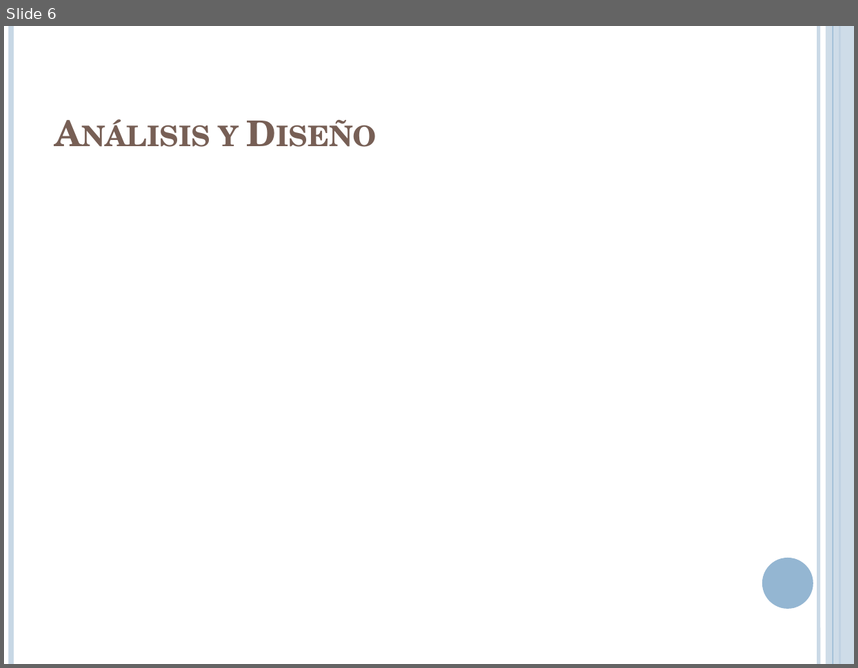
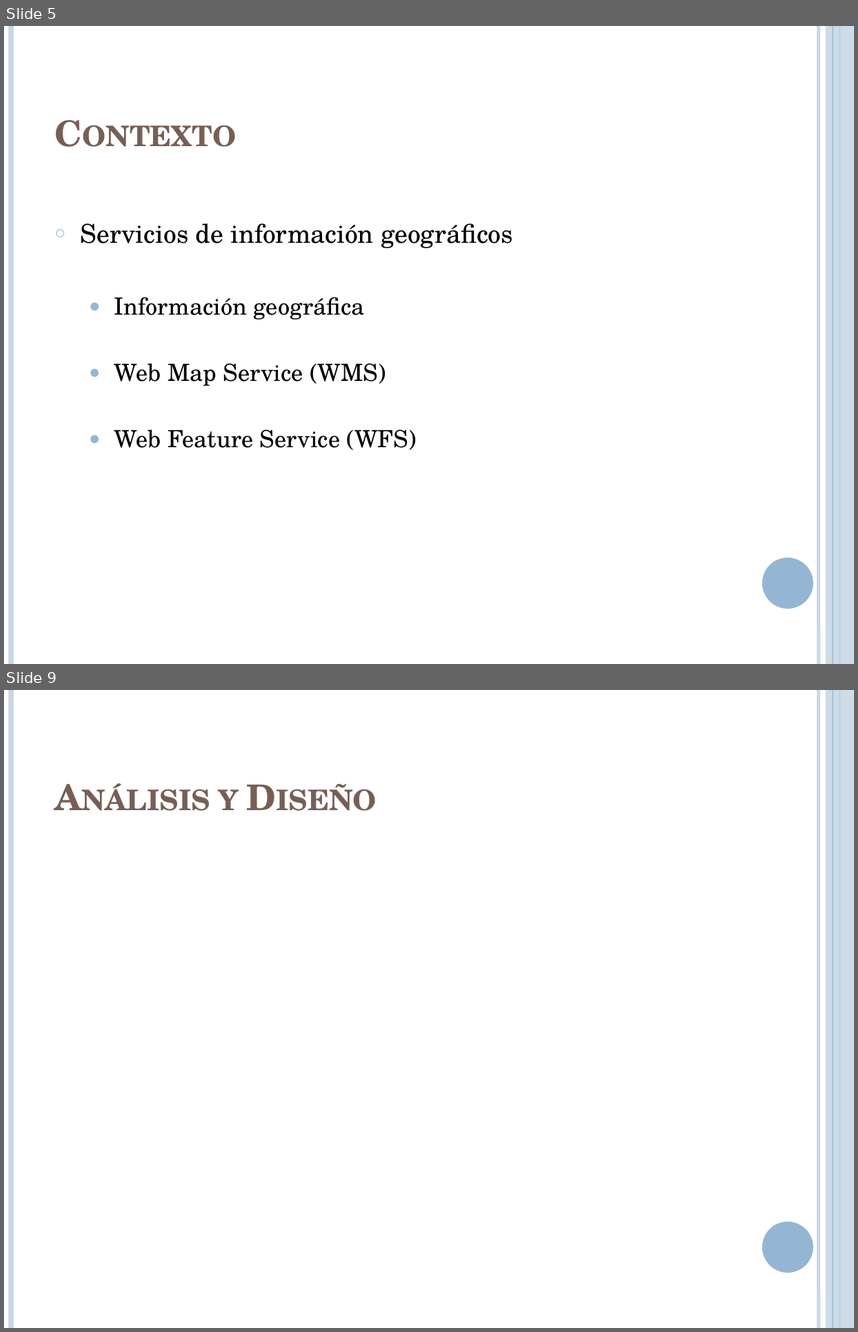
Before and after one commit to lcpaso1/integracion-gis-pge, a slide deck: Presentacion.pptx. Shown one above the other, each under a label of ours: slide 6 before the commit, slides 5 and 9 after it; the slides between them are not shown. The pictures are 858x668 and 858x1332 pixels, drawn with LibreOffice and Linux fonts; fonts in the diff are those of the drawing. Boxes give left, top, right and bottom in pixels: in the first picture for what was removed or moved away, otherwise in the second. Text is boxed around its words. In the diff, an @@ line names an element or a change of style, - is before the commit and + after.

```diff
--- a/Presentacion.pptx
+++ b/Presentacion.pptx
@@ slide 5 added at bbox=[4, 26, 854, 664], background #FFFFFF; not listed: 6 template elements that a slide beside it also shows @@
@@ title added at bbox=[47, 52, 741, 158], 30 pt, text #775F55, bold, small capitals @@
+Contexto
@@ text added at bbox=[81, 223, 513, 450], 20 pt, text #000000 @@
+○ Servicios de información geográficos
+  ● Información geográfica
+  ● Web Map Service (WMS)
+  ● Web Feature Service (WFS)
@@ what was slide 6 is now slide 9 @@
```
Also in this commit, not shown: 2 slides changed, 7 other slides added, 3 slides removed.
